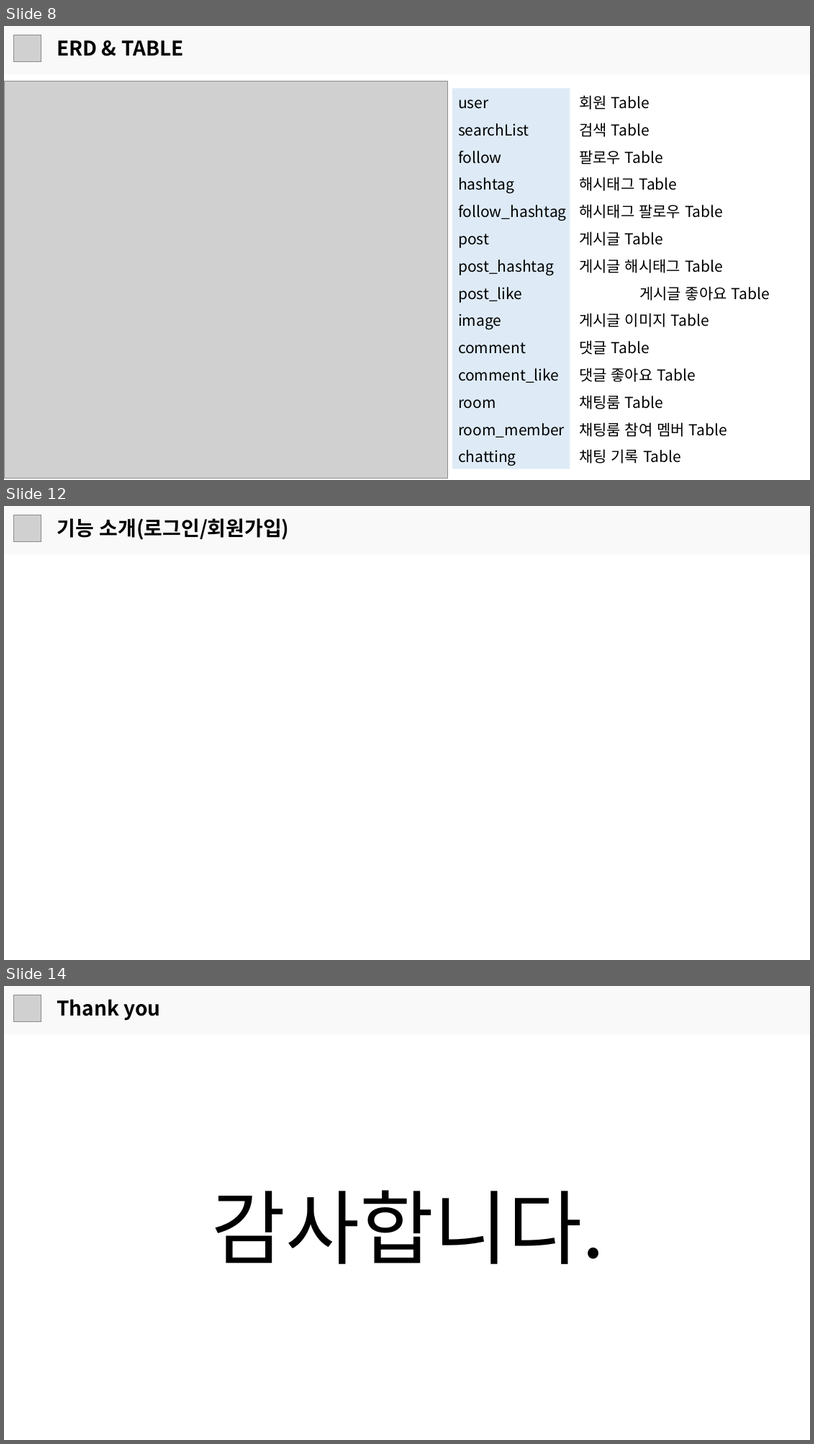
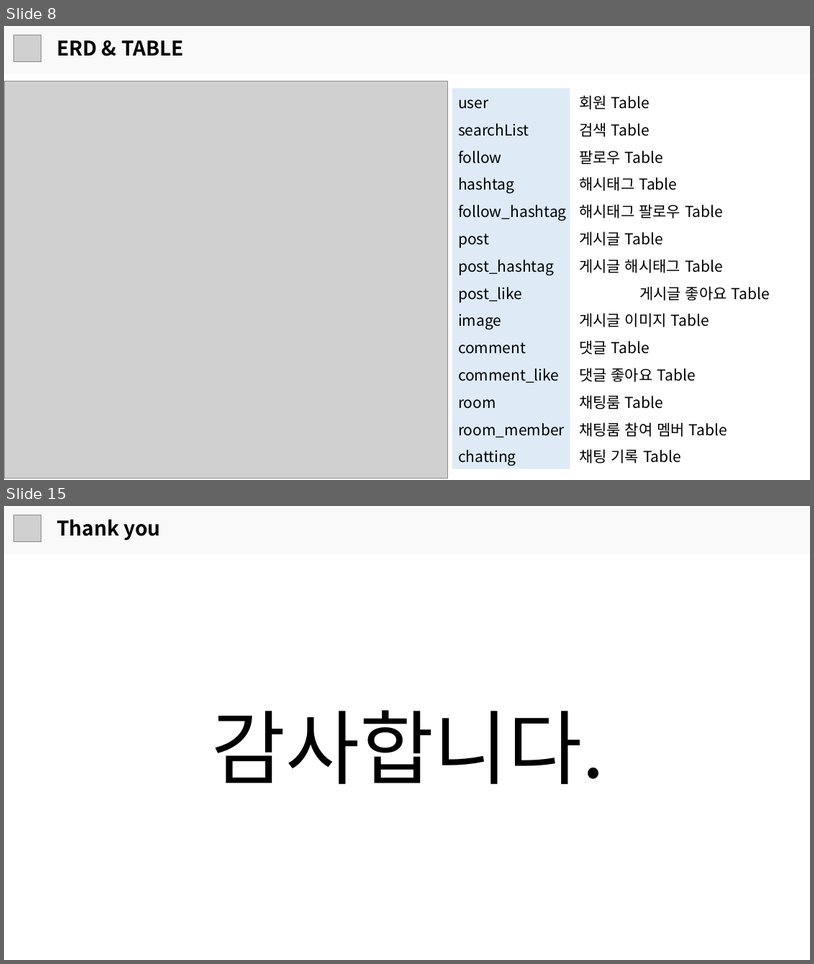
Before and after one commit to JGwanghou/Photostagram_, a slide deck: 프로젝트 발표 보고서.pptx. Shown one above the other, each under a label of ours: slides 8, 12 and 14 before the commit, slides 8 and 15 after it; the slides between them are not shown. The pictures are 814x1444 and 814x964 pixels, drawn with LibreOffice and Linux fonts; fonts in the diff are those of the drawing; grey boxes stand for pictures. Boxes give left, top, right and bottom in pixels: in the first picture for what was removed or moved away, otherwise in the second. Text is boxed around its words. In the diff, an @@ line names an element or a change of style, - is before the commit and + after.

```diff
--- a/프로젝트 발표 보고서.pptx
+++ b/프로젝트 발표 보고서.pptx
@@ slide 12 removed at box(4, 506, 810, 960), background #FFFFFF @@
@@ rectangle removed at box(4, 506, 810, 554) @@
@@ picture removed at box(13, 515, 41, 542) @@
@@ text removed at box(57, 518, 290, 540) @@
-기능 소개(로그인/회원가입)
@@ what was slide 14 is now slide 15 @@
```
Also in this commit, not shown: 6 slides changed, 4 slides added, 2 other slides removed, 8 other files.
